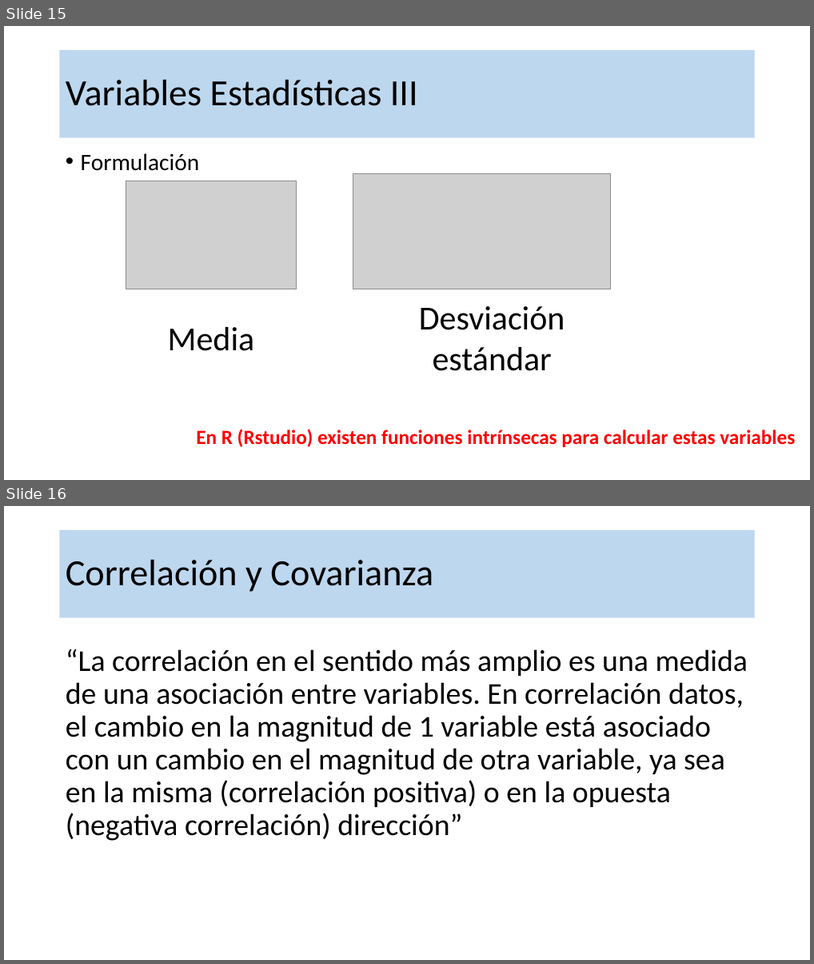
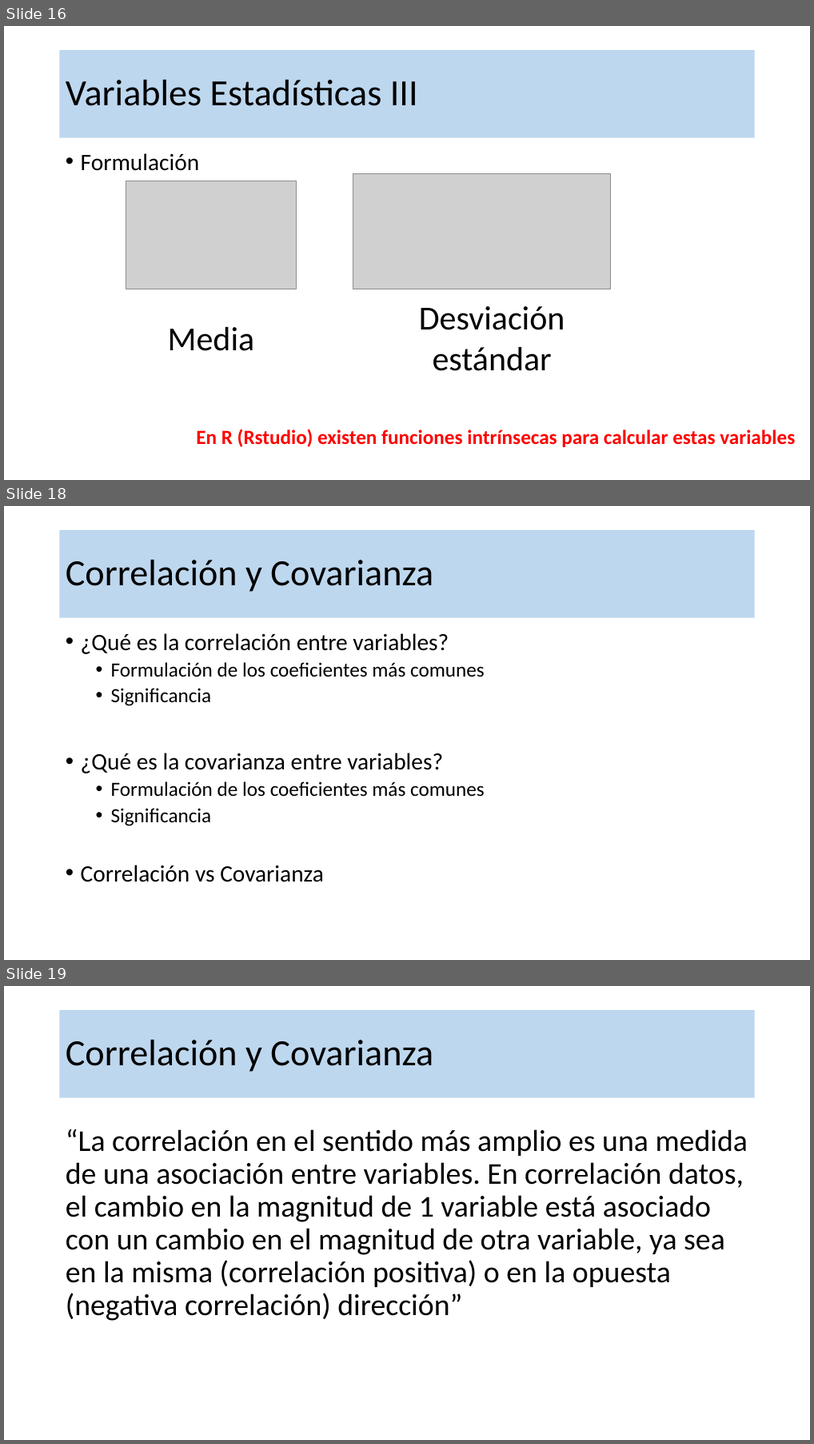
Before and after one commit to robgaray/EESIA_Analisis_Consumo_2021_Publico, a slide deck: 1_Presentaciones/Sesion_2_Teoria.pptx. Shown one above the other, each under a label of ours: slides 15 and 16 before the commit, slides 16, 18 and 19 after it; the slides between them are not shown. The pictures are 814x964 and 814x1444 pixels, drawn with LibreOffice and Linux fonts; fonts in the diff are those of the drawing; grey boxes stand for pictures; background and template pictures are left out. Boxes give left, top, right and bottom in pixels: in the first picture for what was removed or moved away, otherwise in the second. Text is boxed around its words. In the diff, an @@ line names an element or a change of style, - is before the commit and + after.

```diff
--- a/1_Presentaciones/Sesion_2_Teoria.pptx
+++ b/1_Presentaciones/Sesion_2_Teoria.pptx
@@ slide 18 added at (4,506,810,960), background #FFFFFF @@
@@ title added at (60,530,755,618), fill #BDD7EE, 44 pt, text #000000 @@
+Correlación y Covarianza
@@ text added at (81,633,485,882), 24 pt, text #000000 @@
+• ¿Qué es la correlación entre variables?
+  • Formulación de los coeficientes más comunes
+  • Significancia
+• ¿Qué es la covarianza entre variables?
+  • Formulación de los coeficientes más comunes
+  • Significancia
+• Correlación vs Covarianza
@@ what was slide 15 is now slide 16 @@
@@ what was slide 16 is now slide 19 @@
```
Also in this commit, not shown: 1 slide changed, 8 other slides added, 1 other file.
